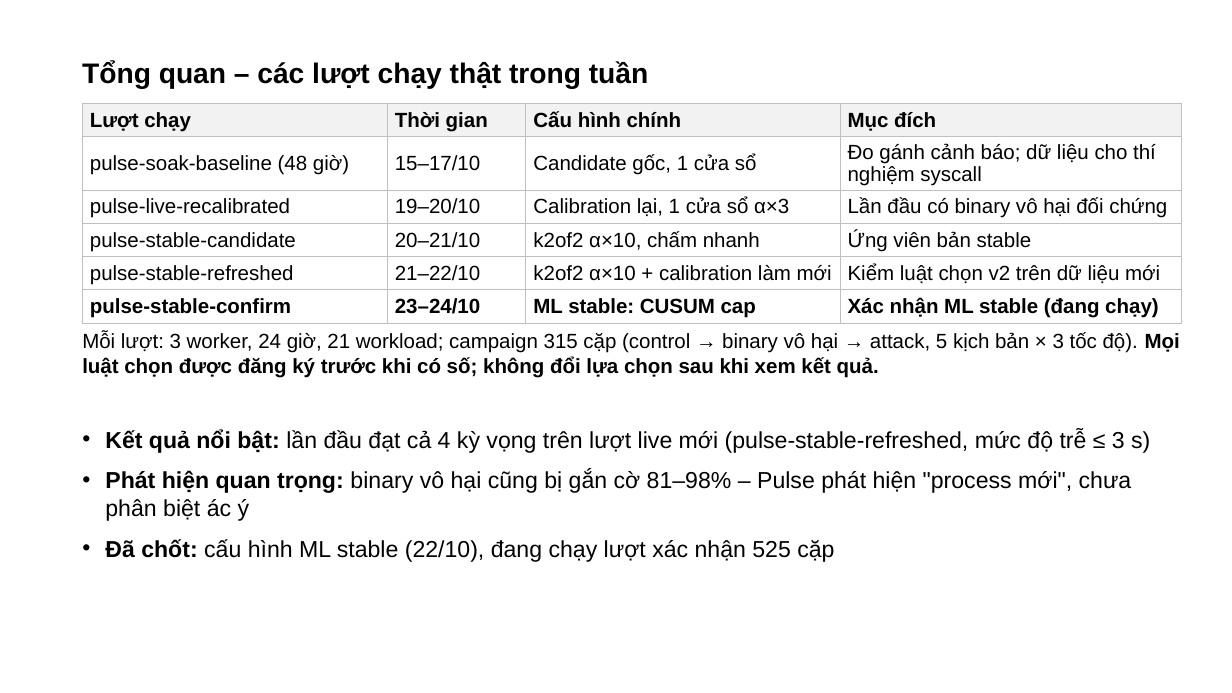
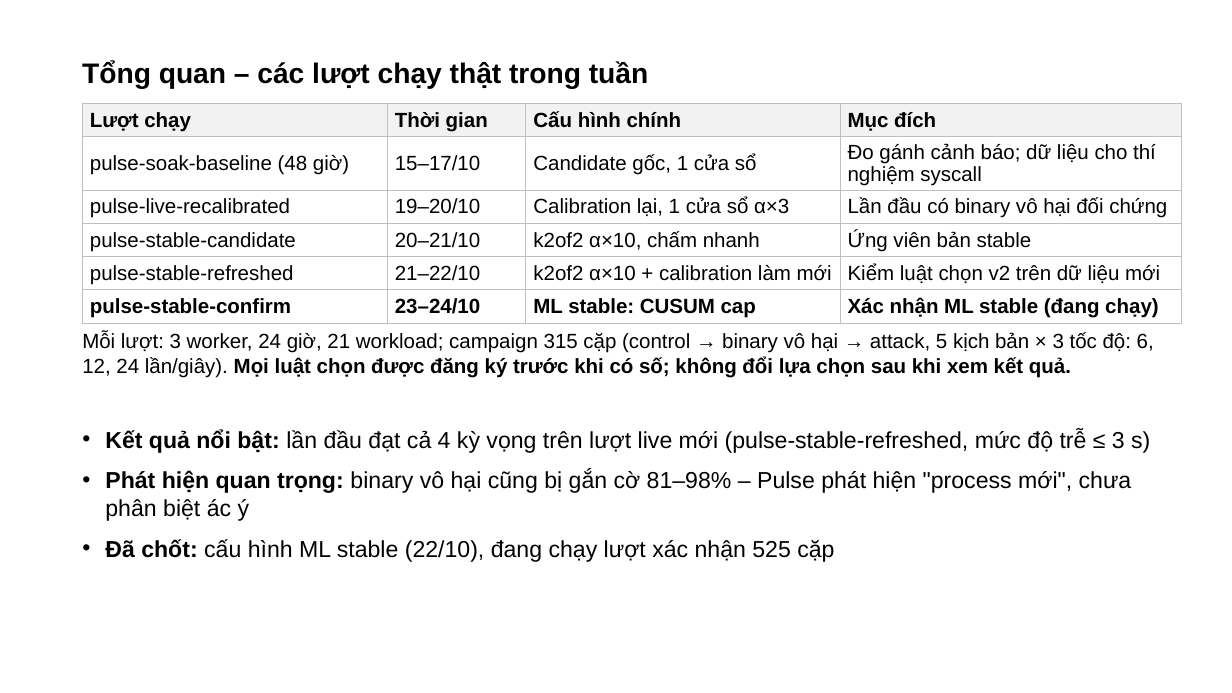
Before and after one commit to tndat-dev/eBPF-project, a slide deck: slide 2 of docs/Slide-runtime_security(23_10).pptx. Drawn at 1232x693 pixels with LibreOffice and Linux fonts; fonts in the diff are those of the drawing. Boxes give left, top, right and bottom in pixels: in the first picture for what was removed or moved away, otherwise in the second. Text is boxed around its words. In the diff, an @@ line names an element or a change of style, - is before the commit and + after.

```diff
--- a/docs/Slide-runtime_security(23_10).pptx
+++ b/docs/Slide-runtime_security(23_10).pptx
@@ text at (82, 332, 1154, 378): text changed @@
-Mỗi lượt: 3 worker, 24 giờ, 21 workload; campaign 315 cặp (control → binary vô hại → attack, 5 kịch bản × 3 tốc độ). Mọi luật chọn được đăng ký trước khi có số; không đổi lựa chọn sau khi xem kết quả.
+Mỗi lượt: 3 worker, 24 giờ, 21 workload; campaign 315 cặp (control → binary vô hại → attack, 5 kịch bản × 3 tốc độ: 6, 12, 24 lần/giây). Mọi luật chọn được đăng ký trước khi có số; không đổi lựa chọn sau khi xem kết quả.
```
Also in this commit, not shown: 8 other slides changed, 2 slides added, 1 slide removed, 2 other files.
